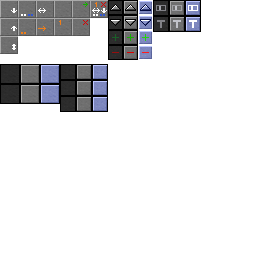
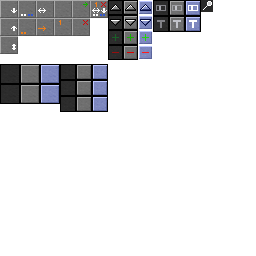
Two versions of the same layered image (256x256). Layer-by-layer changes:
painted on "Icons" over [203, 1, 212, 10]
painted on "Mockup" over [201, 0, 213, 12]
